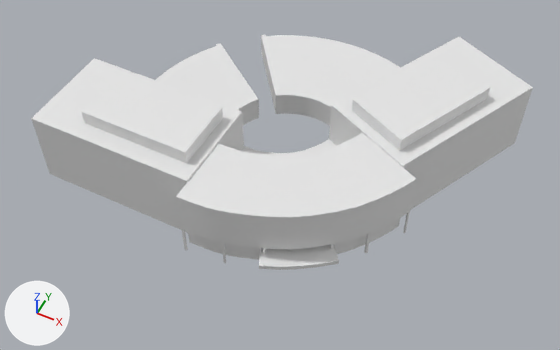
One commit to the FBX model src/Assets/3D Assets/Models/SGMH.fbx: the scene before it, then after it.
Camera for both pictures: a camera (50 mm lens) standing at (99.6, -201.3, 211.6) and looking at (13.6, -29.2, -3.4). The lights are fixed; the arrows at lower left show +X, +Y and +Z. Materials are left out; every surface is plain grey. Vertices at the same position are counted once.

Names of what the first picture shows: 'SGMH Main'.
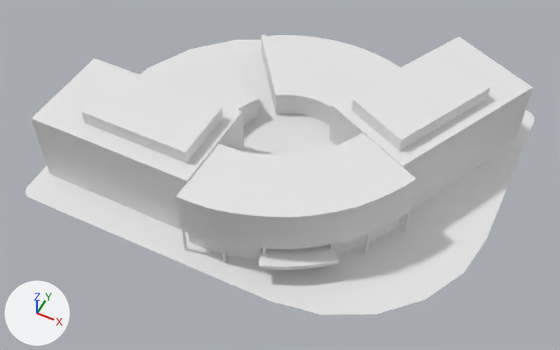
Location of each change, [x1, y1, x2, y2] in pixels of the pictures (560 x 350 px):
'SGMH Main', reshaped (19% taller): before [31, 35, 533, 270]; after [25, 35, 535, 315]
part 1 of me_vert, added: after [25, 40, 535, 315]

Edits to the bpy script that builds the scene:
```text
Change me_vert:
    used by ob_sgmh_main; location = (0.0, 0.0, 0.0)
    remove me_vert.from_pydata(...)  # 1170 vertices, 1144 faces; spans x -66.0..87.0, y -72.0..46.0, z -7.0..27.0
    add me_vert.from_pydata(...)  # 1194 vertices, 1145 faces; spans x -69.0..91.0, y -78.0..50.0, z -7.0..27.0
    me_vert part 1: a new loose piece of 24 vertices spanning x -69.0..91.0, y -78.0..50.0, z -7.0
```
